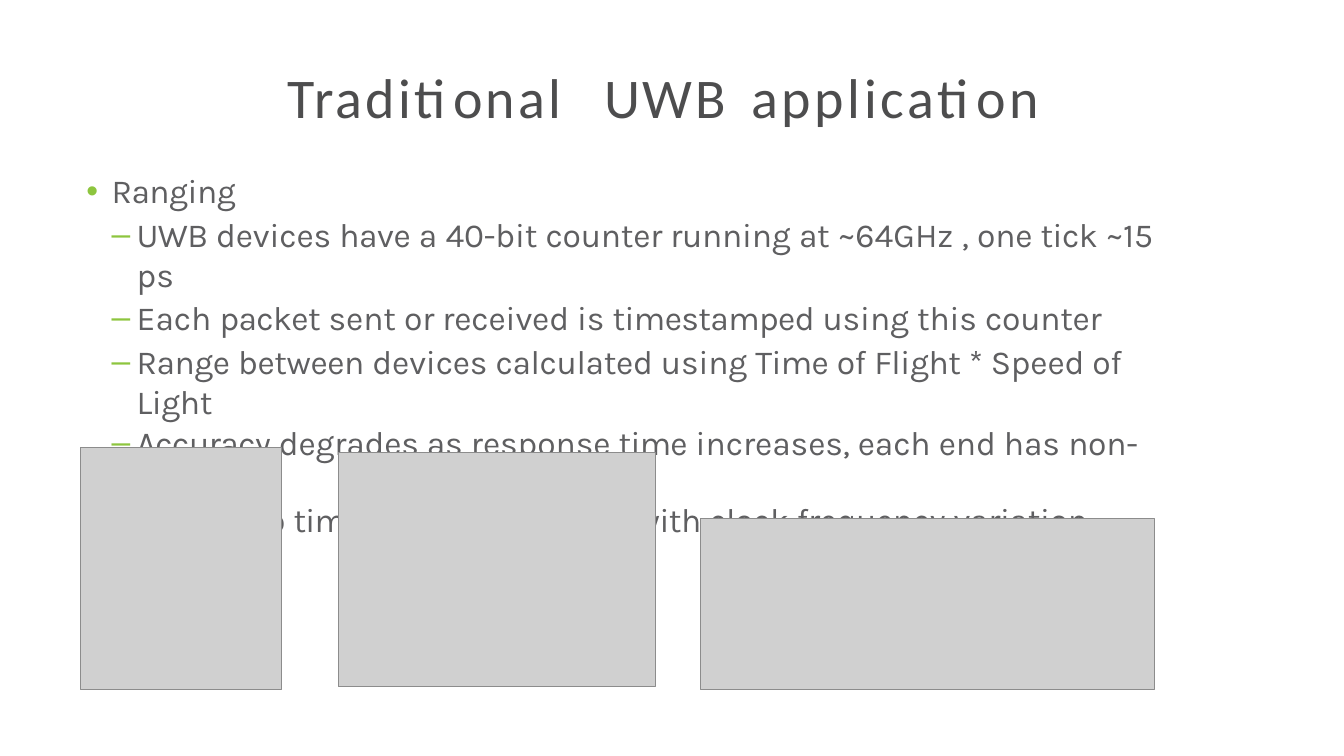
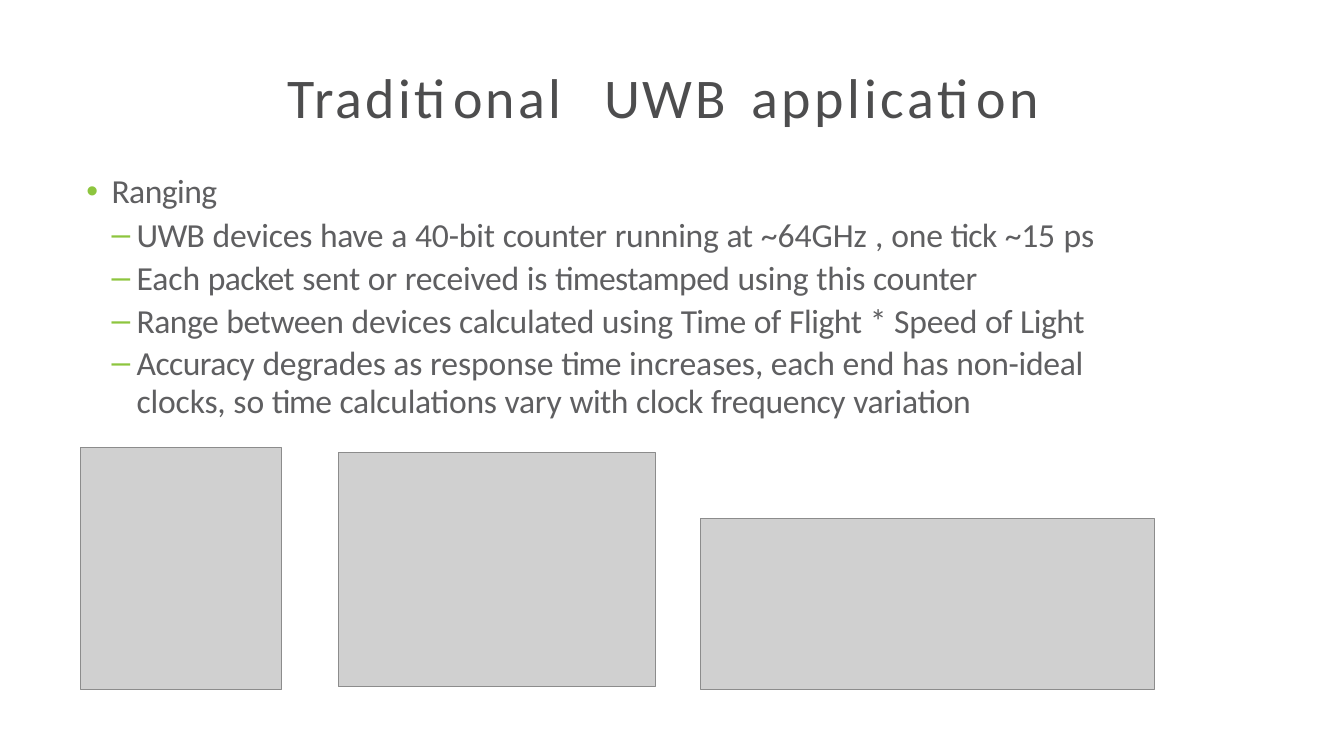
Before and after one commit to SiwaNetwork/QUANTUM, a slide deck: slide 5 of Time-Card/ДОКУМЕНТЫ/МАТЕРИАЛ СТАТЬИ/End User Synchronization.pptx. Drawn at 1344x756 pixels with LibreOffice and Linux fonts; fonts in the diff are those of the drawing; grey boxes stand for pictures. Boxes give left, top, right and bottom in pixels: in the first picture for what was removed or moved away, otherwise in the second. Text is boxed around its words. In the diff, an @@ line names an element or a change of style, - is before the commit and + after.

```diff
--- a/Time-Card/ДОКУМЕНТЫ/МАТЕРИАЛ СТАТЬИ/End User Synchronization.pptx
+++ b/Time-Card/ДОКУМЕНТЫ/МАТЕРИАЛ СТАТЬИ/End User Synchronization.pptx
@@ text "Ranging" at box(112, 180, 1095, 419): font Karla to Calibri @@
```
Also in this commit, not shown: 7 other slides changed, 1 slide removed, 5 other files.
